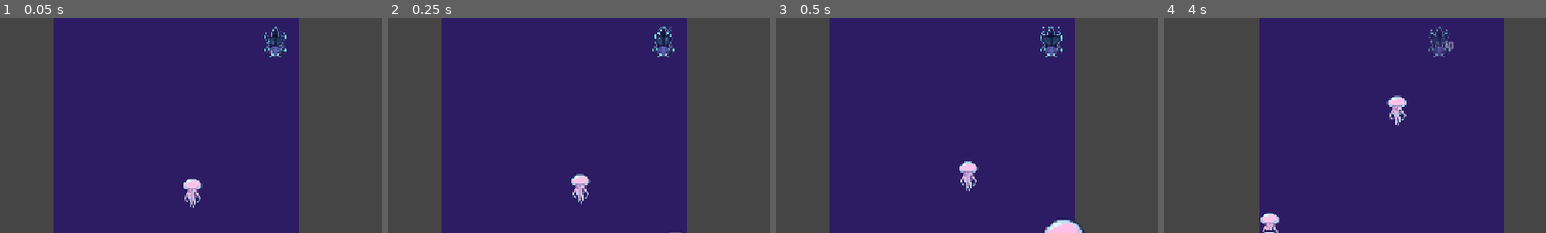
Above: before the commit, frames 1-4 (left to right).
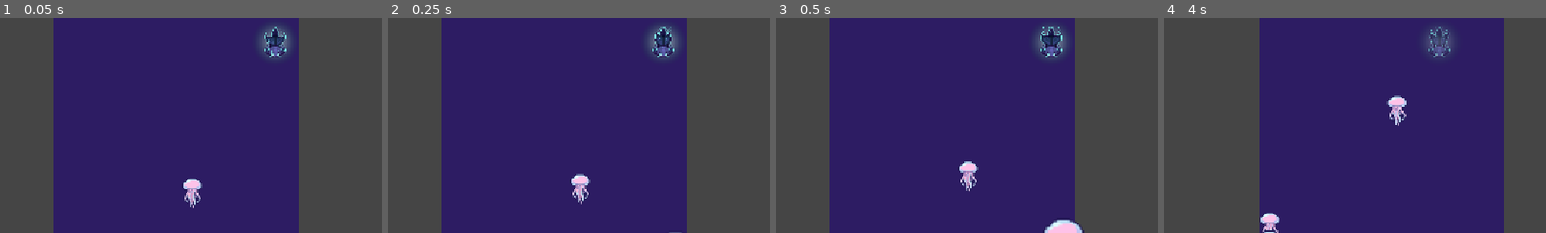
Above: after the commit, the same moments.

Repository: crissoll/Fail-Safe-Game-Jam
Game: Godot game, scene res://scenes/main.tscn
Same seed, same stepped clock (60 frames per second), same inputs: the game is played once before the commit and once after it.
Inputs:
- Up to frame 1 (0.05 s): no input
- Up to frame 2 (0.25 s): no input
- Up to frame 3 (0.5 s): no input
- Up to frame 4 (4 s): tap Enter (reset_level) at 0.5 s; hold D (right) 0.53-1.28 s; tap Space (switch_dimension) every 0.75 s from 0.6 to 3.6 s; hold Up (slow_down) 1.28-2.03 s; hold D (right) 2.03-3.53 s; hold A (left) from 3.53 s (still down)
The pictures show only the part of the screen within x 14-64%, y 3-53%; the shares and areas given below are measured in that part.

The runs differ from the first frame. In frame 1, 0.6% of the frame differs, in the area x 67-77%, y 3-20%; in frame 2, 0.6%; in frame 3, 0.5%; in frame 4, 0.3%.

Commit message:
improved stamina display

Diff:
--- a/first-prototype----dropper-/scenes/player.tscn
+++ b/first-prototype----dropper-/scenes/player.tscn
@@ -7,11 +7,22 @@
 [ext_resource type="Script" uid="uid://wile04rv4ory" path="res://scripts/classes/player/spirit_component.gd" id="5_qlg0r"]
 [ext_resource type="Script" uid="uid://dtjmktvol3mbl" path="res://scripts/classes/player/damage_display_component.gd" id="6_tuyoq"]
 [ext_resource type="Script" uid="uid://dbwcldoqtbkmy" path="res://scripts/classes/player/spirit_display_component.gd" id="7_fjrip"]
+[ext_resource type="Script" uid="uid://deknaxf4oh7ho" path="res://scripts/classes/player/stamina_display_component.gd" id="9_d2wvv"]
 [ext_resource type="Script" uid="uid://dk5nkqc7lhmq8" path="res://scripts/classes/player/animation_component.gd" id="10_3v2ag"]
 [ext_resource type="Texture2D" uid="uid://b3gsrxajsk6u" path="res://assets/Player/ray_falling.png" id="11_jej6c"]
 [ext_resource type="Texture2D" uid="uid://fpb62muqlre4" path="res://assets/Player/ray_gliding.png" id="12_f1ej7"]
 
 [sub_resource type="CircleShape2D" id="CircleShape2D_u25ut"]
+
+[sub_resource type="Gradient" id="Gradient_3v2ag"]
+offsets = PackedFloat32Array(0, 0.67522323)
+colors = PackedColorArray(1, 1, 1, 0.75686276, 0, 0.38431373, 0.22352941, 0)
+
+[sub_resource type="GradientTexture2D" id="GradientTexture2D_u25ut"]
+gradient = SubResource("Gradient_3v2ag")
+fill = 1
+fill_from = Vector2(0.5, 0.5)
+fill_to = Vector2(1, 0.5)
 
 [sub_resource type="AtlasTexture" id="AtlasTexture_oprun"]
 atlas = ExtResource("11_jej6c")
@@ -183,10 +194,10 @@
 polygon = PackedVector2Array(0, -16, -4, -7, -13, -4, -4, -3, 0, 6, 3, -3, 11, -6, 2, -7)
 
 [node name="TempStaminaLabel" type="Label" parent="." unique_id=131832886]
-offset_left = -6.0
-offset_top = -7.0
-offset_right = 34.0
-offset_bottom = 16.0
+offset_left = -122.0
+offset_top = -71.0
+offset_right = -82.0
+offset_bottom = -48.0
 
 [node name="Components" type="Node" parent="." unique_id=972240952]
 
@@ -222,7 +233,17 @@
 spirit_comp = NodePath("../SpiritComponent")
 player = NodePath("../..")
 
+[node name="StaminaDisplay" type="Node" parent="Components" unique_id=941882798 node_paths=PackedStringArray("stamina_comp")]
+script = ExtResource("9_d2wvv")
+texture = SubResource("GradientTexture2D_u25ut")
+stamina_comp = NodePath("../StaminaComponent")
+
+[node name="StaminaSprite" type="Sprite2D" parent="." unique_id=1968975936]
+scale = Vector2(1.3931124, 1.3931124)
+texture = SubResource("GradientTexture2D_u25ut")
+
 [node name="Animation" type="AnimatedSprite2D" parent="." unique_id=778203001]
+scale = Vector2(0.99999994, 0.99999994)
 sprite_frames = SubResource("SpriteFrames_u25ut")
 animation = &"falling_dark_upward"
 
--- a/first-prototype----dropper-/scripts/classes/player/health_component.gd
+++ b/first-prototype----dropper-/scripts/classes/player/health_component.gd
@@ -19,7 +19,7 @@
 
 func _ready() -> void:
 	hearts = max_hearts
-	#health_changed.emit(hearts)
+	health_changed.emit(hearts)
 
 
 func apply_damage(damage:=1):
--- a/first-prototype----dropper-/scripts/classes/player/player.gd
+++ b/first-prototype----dropper-/scripts/classes/player/player.gd
@@ -4,7 +4,6 @@
 signal flipped
 #vars
 @onready var camera: Camera2D = $Camera2D
-@onready var temp_stamina_label: Label = $TempStaminaLabel
 
 ## lateral movement speed
 @export var move_speed := 10.0
@@ -32,8 +31,6 @@
 func _ready() -> void:
 	reversed_camera_pos = camera.position
 	reversed_camera_pos.y *= -1
-
-	stamina_comp.stamina_changed.connect(_on_stamina_changed)
 
 	health_comp.health_changed.connect(func(health: int): health_label.text = str(health))
 	#health_comp.health_changed.emit(health_comp.hearts)
@@ -96,8 +93,6 @@
 func apply_vertical_impulse(impulse_value):
 	velocity.y = -1 * impulse_value * (1 - 2 * int(upside_down))
 
-func _on_stamina_changed(current: float) -> void:
-	temp_stamina_label.text = str(int(current))
 
 func _handle_camera_transition(delta: float) -> void:
 	if camera:
--- /dev/null
+++ b/first-prototype----dropper-/scripts/classes/player/stamina_display_component.gd
@@ -0,0 +1,19 @@
+class_name StaminaDisplayComponent
+extends Node
+
+@export
+var texture: GradientTexture2D
+@export
+var stamina_comp : StaminaComponent
+
+func update_stamina()->void:
+	var frac := stamina_comp.current_stamina/stamina_comp.max_stamina
+	if frac > 0.95:
+		texture.gradient.colors[0].a = 0
+	texture.gradient.colors[0].a = 0.1 + 0.9 *frac
+	texture.gradient.offsets[0] = -2 + 2*frac
+	texture.fill_to.x = frac * 0.6 + 0.501
+
+
+func _process(delta: float) -> void:
+	update_stamina()
Not shown, added: first-prototype----dropper-/scripts/classes/player/stamina_display_component.gd.uid
